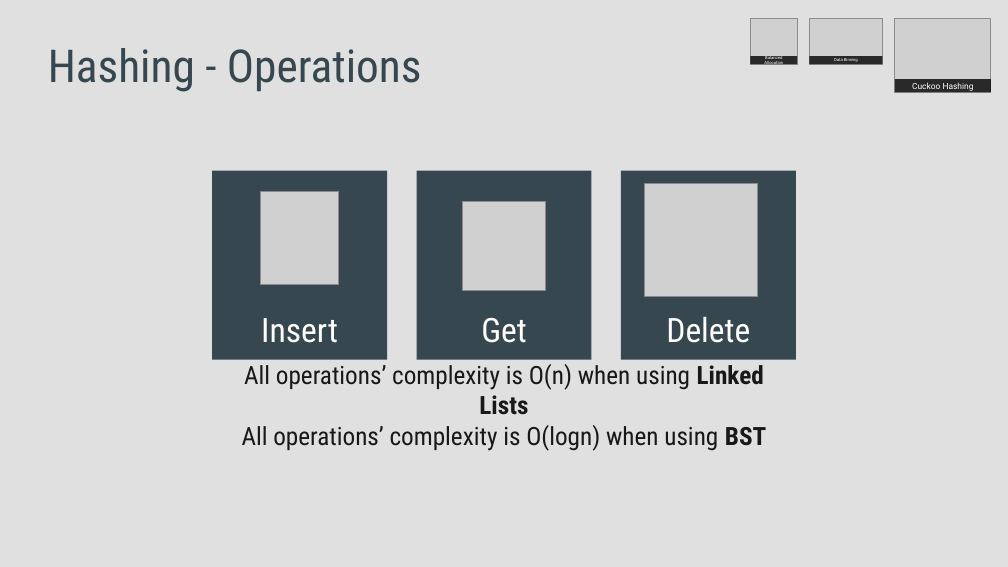
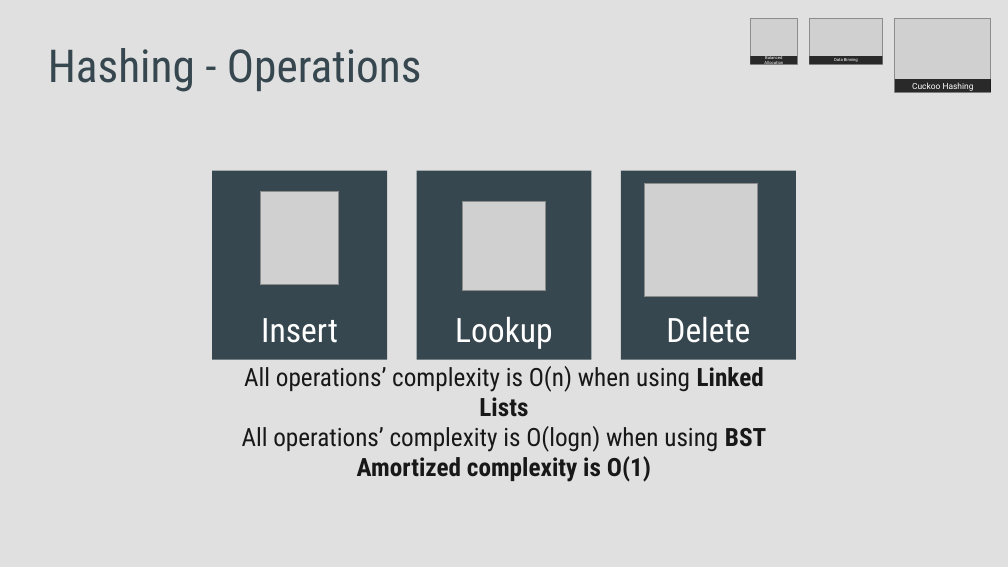
Before and after one commit to ordinary813/ordinaryLib, a slide deck: slide 21 of MPC/Data BInning/Your big idea.pptx (slide 19 before the commit). Drawn at 1008x567 pixels with LibreOffice and Linux fonts; fonts in the diff are those of the drawing; grey boxes stand for pictures. Boxes give left, top, right and bottom in pixels: in the first picture for what was removed or moved away, otherwise in the second. Text is boxed around its words. In the diff, an @@ line names an element or a change of style, - is before the commit and + after.

```diff
--- a/MPC/Data BInning/Your big idea.pptx
+++ b/MPC/Data BInning/Your big idea.pptx
@@ text in rectangle at (455,317,553,349): text changed @@
-Get
+Lookup
@@ text at (357,456,651,482): paragraph added @@
+Amortized complexity is O(1)
```
Also in this commit, not shown: 2 other slides changed, 5 slides added.
